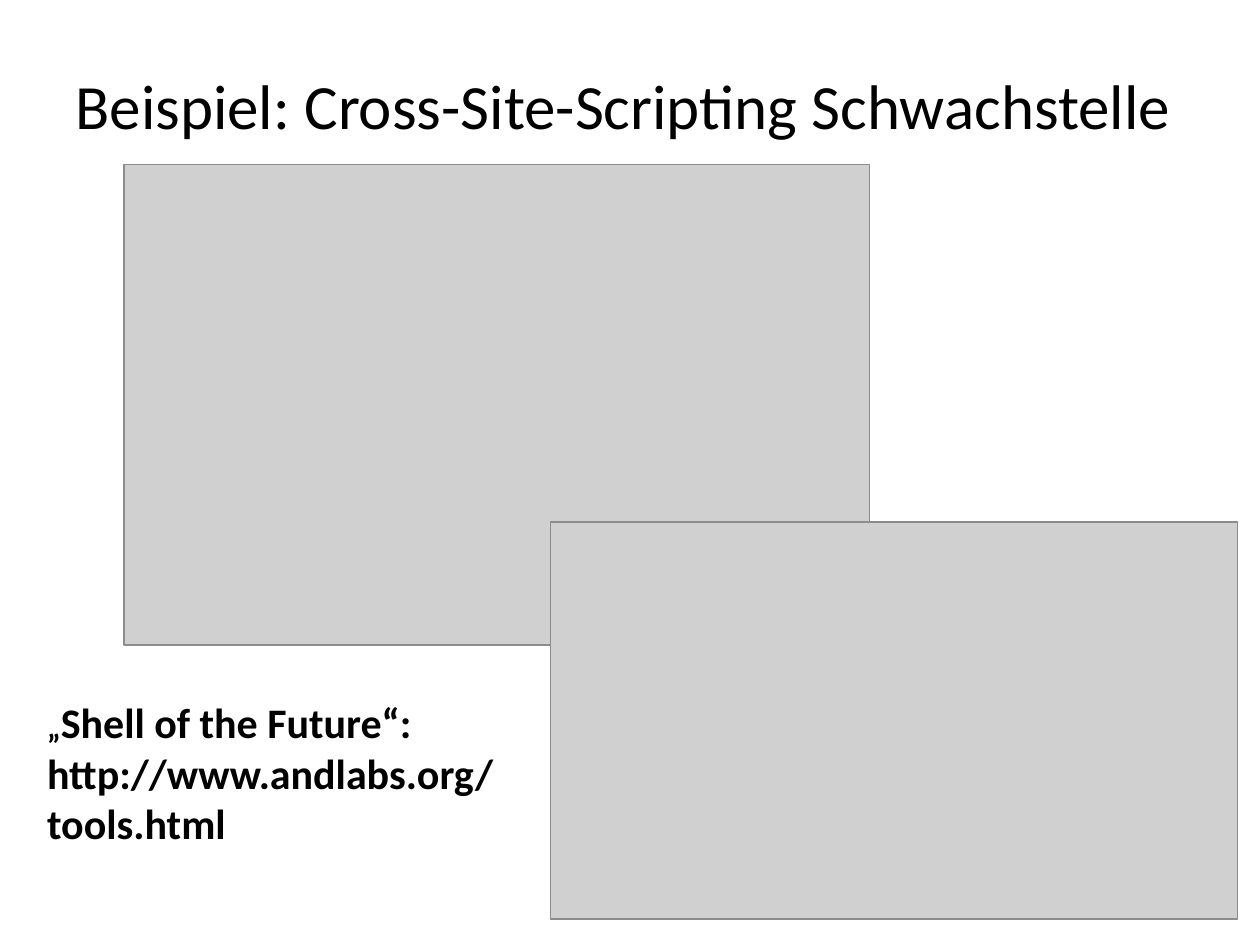
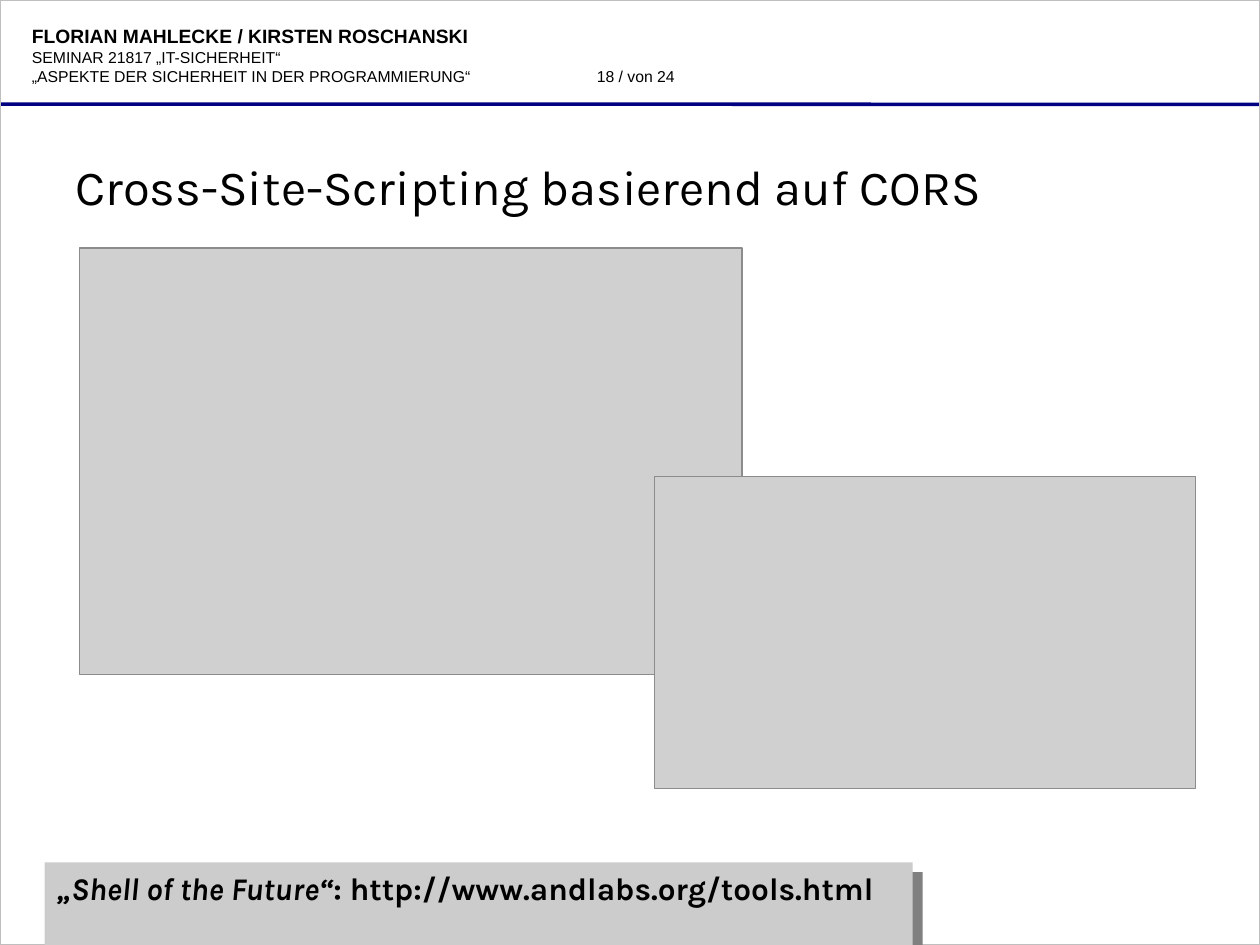
Before and after one commit to katgirl/FernUni, a slide deck: slide 18 of praesentation/21817-folien-9053522,8632014-roschanski,mahlecke-aspekte_der_sicheren_programmierung.odp (slide 7 before the commit). Drawn at 1260x945 pixels with LibreOffice and Linux fonts; fonts in the diff are those of the drawing; grey boxes stand for pictures; background and template pictures are left out. Boxes give left, top, right and bottom in pixels: in the first picture for what was removed or moved away, otherwise in the second. Text is boxed around its words. In the diff, an @@ line names an element or a change of style, - is before the commit and + after.

```diff
--- a/praesentation/21817-folien-9053522,8632014-roschanski,mahlecke-aspekte_der_sicheren_programmierung.odp
+++ b/praesentation/21817-folien-9053522,8632014-roschanski,mahlecke-aspekte_der_sicheren_programmierung.odp
@@ rectangle added at [0,0,1260,945], outline #BFBFBF 1.5 pt @@
@@ text added at [32,29,470,84], 9 pt, text #000000 @@
+FLORIAN MAHLECKE / KIRSTEN ROSCHANSKI
+SEMINAR 21817 „IT-SICHERHEIT“
+„ASPEKTE DER SICHERHEIT IN DER PROGRAMMIERUNG“
@@ page number added at [597,71,675,82], 9 pt, text #000000 @@
+18 / von 24
@@ line added from (0, 105) to (1260, 105), #000080 2.01 pt @@
@@ title at [76,171,981,217]: text changed; size 36 to 28 pt; font Calibri to Karla @@
-Beispiel: Cross-Site-Scripting Schwachstelle
+Cross-Site-Scripting basierend auf CORS
@@ picture: place and size @@
-picture at [123,165,869,645]
+picture at [79,248,742,675]
@@ picture: place and size @@
-picture at [551,522,1237,919]
+picture at [655,476,1196,789]
@@ rectangle "„Shell of the Future“: http://www.andlabs.org/tools.html": place and size @@
-rectangle "„Shell of the Future“: http://www.andlabs.org/tools.html" at [47,707,493,840]
+rectangle "„Shell of the Future“: http://www.andlabs.org/tools.html" at [44,862,912,945]
@@ rectangle "„Shell of the Future“: http://www.andlabs.org/tools.html" at [44,862,912,945]: fill none to #CCCCCC; shadow on @@
@@ text in rectangle at [67,876,874,908]: text changed; size 24 to 18 pt; font Calibri to Karla @@
-„Shell of the Future“:
-http://www.andlabs.org/
-tools.html
+„Shell of the Future“: http://www.andlabs.org/tools.html
```
Also in this commit, not shown: 1 other slide changed, 22 slides added, 5 slides removed, 11 other files.
